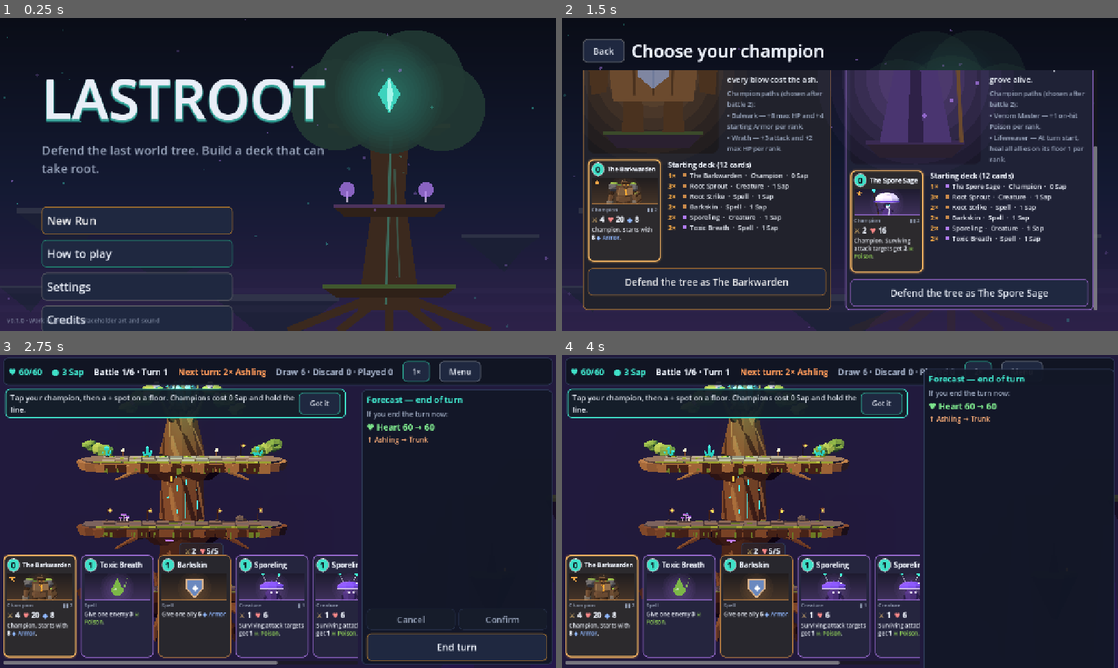
Above: before the commit, frames 1-4 (two rows, left to right).
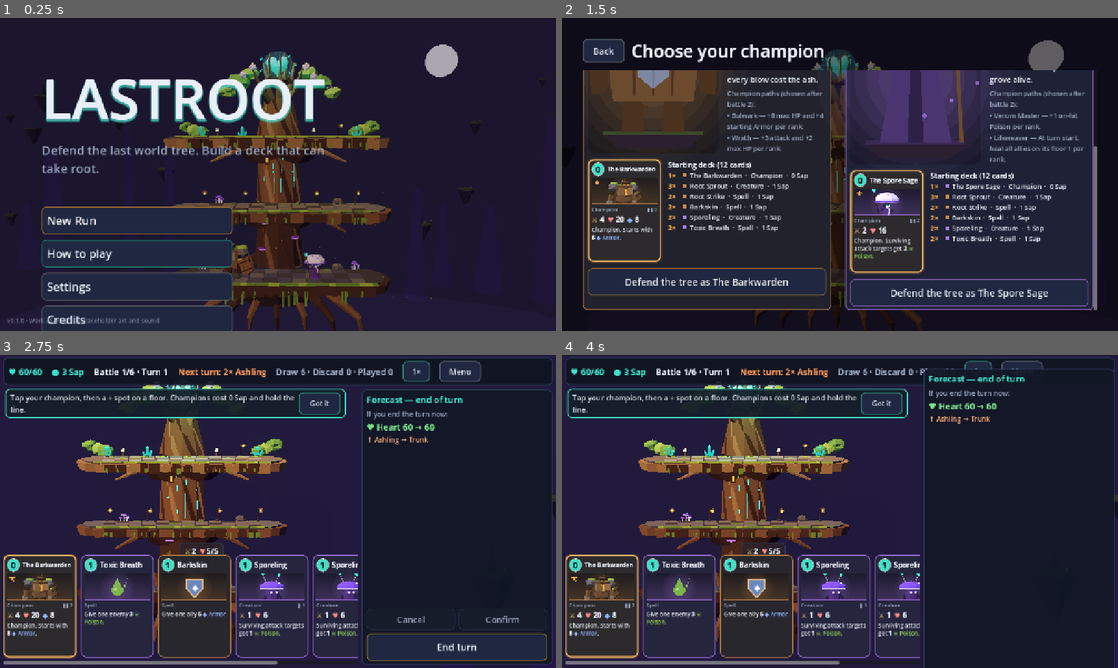
Above: after the commit, the same moments.

Repository: sebastianlistfeirup/Lastroot
Game: Godot game, scene res://scenes/boot/boot.tscn
The game is run twice, just before and just after one commit, with the same random seed, the same clock (stepped at 60 frames per second) and the same inputs.
Inputs:
- Up to frame 1 (0.25 s): no input
- Up to frame 2 (1.5 s): click "New Run" at 0.5 s; click "Skip" at 1.25 s
- Up to frame 3 (2.75 s): click "Defend the tree as The Barkwa…" at 2 s
- Up to frame 4 (4 s): click "1×" at 2.75 s; click "2×" at 3.5 s

The runs differ from the first frame. In frame 1, 27% of the frame differs, in the area x 0-100%, y 0-100%; in frame 2, 13%; in frame 3, less than 0.1%; in frame 4, less than 0.1%.

Commit message:
Embed 3D menu and route dioramas behind the meta screens with 2D fallback (setting, headless, small screens)
Co-Authored-By: Claude Opus 5.5 <noreply@anthropic.com>
Claude-Session: https://claude.ai/code/session_014NxcUrdW69Hpwat6boxt2N

Diff:
--- a/localization/translations.csv
+++ b/localization/translations.csv
@@ -320,6 +320,8 @@
 Spore faction,Sporefolket
 "Armor, Thorns and sturdy bodies. The Barkwarden holds a floor like a wall and makes every blow cost the ash.","Panser, Torne og stærke kroppe. Barkvogteren holder en etage som en mur og lader hvert slag koste asken dyrt."
 "Poison, Growth and healing. The Spore Sage weakens the ash before it climbs and keeps the grove alive.","Gift, Vækst og heling. Sporevismanden svækker asken, før den klatrer, og holder lunden i live."
+3D backgrounds,3D-baggrunde
+Animated 3D scenes behind the menu and the route. Turn off for slow devices.,Animerede 3D-scener bag menuen og ruten. Slå fra på langsomme enheder.
 Animation speed,Animationshastighed
 How fast battle animations replay. The outcome never changes.,Hvor hurtigt kampanimationer afspilles. Udfaldet ændres aldrig.
 Keeps the camera still and turns off pulsing and drifting effects.,Holder kameraet stille og slår pulserende og drivende effekter fra.
--- a/scenes/tests/meta_smoke.gd
+++ b/scenes/tests/meta_smoke.gd
@@ -811,3 +811,26 @@
 				rows += 1
 		ok(rows == hist.size(), "%s: one row per battle (%d/%d)" % [kind, rows, hist.size()])
 		await unmount(r)
+
+	_case = "diorama_fallback"
+	ok(not DioramaLayer.allowed(Vector2(1920, 1080)), "headless never builds a 3D SubViewport")
+	var was3d: bool = SettingsService.backgrounds_3d
+	SettingsService.backgrounds_3d = false
+	ok(not DioramaLayer.allowed(Vector2(1920, 1080)), "setting off -> 2D backdrop")
+	SettingsService.backgrounds_3d = was3d
+	var mm: Control = await mount(MENU, {})
+	ok(mm.find_child("Diorama3D", true, false) == null, "menu uses the 2D backdrop here")
+	var bd: MenuBackdrop = null
+	for c: Node in mm.get_children():
+		if c is MenuBackdrop:
+			bd = c
+	ok(bd != null and bd.visible, "2D backdrop visible as fallback")
+	await unmount(mm)
+	var rr := MetaFixtures.route(4)
+	var ch: Array = DioramaLayer.chosen_nodes(rr)
+	var chosen_routes := 0
+	for r: Dictionary in rr["route"]:
+		if r["status"] == "chosen":
+			chosen_routes += 1
+	ok(ch.size() == chosen_routes and (ch.is_empty() or ch[0] is Vector2i), "route diorama gets one chosen node per passed branch")
+	ok(ch.is_empty() or (int((ch[0] as Vector2i).x) == 1 and absi(int((ch[0] as Vector2i).y)) == 1), "route_map coordinates (col 2k-1, lane -1/+1)")
--- a/scripts/autoload/settings_service.gd
+++ b/scripts/autoload/settings_service.gd
@@ -25,6 +25,8 @@
 var path: String = PATH  # tests point this at a scratch file
 ## Set once the first-run "How to play" offer was answered (shown or skipped).
 var onboarding_done: bool = false
+## 3D dioramas behind menu and route (off = the light 2D backdrop).
+var backgrounds_3d: bool = true
 var keyboard_nav: bool = false
 
 
@@ -61,6 +63,11 @@
 	if fo and fo.has_method("_on_focus_style"):
 		fo.call("_on_focus_style")
 	nav_mode_changed.emit(v)
+
+
+func set_backgrounds_3d(v: bool) -> void:
+	backgrounds_3d = v
+	_commit()
 
 
 func set_onboarding_done(v: bool = true) -> void:
@@ -159,6 +166,7 @@
 	reduced_motion = bool(cfg.get_value("settings", "reduced_motion", reduced_motion))
 	anim_speed = clampf(float(cfg.get_value("settings", "anim_speed", anim_speed)), 0.25, 4.0)
 	onboarding_done = bool(cfg.get_value("settings", "onboarding_done", onboarding_done))
+	backgrounds_3d = bool(cfg.get_value("settings", "backgrounds_3d", backgrounds_3d))
 	for k: String in VOLUME_KEYS:
 		volumes[k] = clampf(float(cfg.get_value("volume", k, volumes[k])), 0.0, 1.0)
 	return true
@@ -172,6 +180,7 @@
 	cfg.set_value("settings", "reduced_motion", reduced_motion)
 	cfg.set_value("settings", "anim_speed", anim_speed)
 	cfg.set_value("settings", "onboarding_done", onboarding_done)
+	cfg.set_value("settings", "backgrounds_3d", backgrounds_3d)
 	for k: String in VOLUME_KEYS:
 		cfg.set_value("volume", k, volumes[k])
 	return cfg.save(path) == OK
--- /dev/null
+++ b/scripts/ui/flow/diorama_layer.gd
@@ -0,0 +1,89 @@
+class_name DioramaLayer
+extends SubViewportContainer
+## Embeds one 3D diorama (MenuDiorama / RouteDiorama) behind a 2D screen, per
+## docs/SCENE_ASSEMBLY.md: stretched container that ignores the mouse, own 3D
+## world, MSAA off, child index 0 of the screen. The screen frees it when it
+## leaves the tree, so only one diorama SubViewport exists at a time.
+## Falls back to the 2D backdrop when 3D is off in Settings, when running
+## headless (tests), or on very small screens.
+
+const MENU := "res://scenes/art/menu_diorama.tscn"
+const ROUTE := "res://scenes/art/route_diorama.tscn"
+## Below this logical size the 2D backdrop is used (keeps tiny screens light).
+const MIN_SIDE := 360.0
+
+var diorama: Node = null
+var _vp: SubViewport
+
+
+## True when a 3D background may be shown on a viewport of this size.
+static func allowed(vp_size: Vector2) -> bool:
+	if DisplayServer.get_name() == "headless":
+		return false
+	if not SettingsService.backgrounds_3d:
+		return false
+	return minf(vp_size.x, vp_size.y) >= MIN_SIDE
+
+
+## Builds the layer, or returns null when 3D is not allowed / fails to load.
+static func make(scene_path: String, dim: float) -> DioramaLayer:
+	if not ResourceLoader.exists(scene_path):
+		return null
+	var ps: PackedScene = load(scene_path) as PackedScene
+	if ps == null:
+		return null
+	var inst: Node = ps.instantiate()
+	if inst == null:
+		return null
+	var layer := DioramaLayer.new()
+	layer.name = "Diorama3D"
+	layer.stretch = true
+	layer.set_anchors_preset(Control.PRESET_FULL_RECT)
+	layer.mouse_filter = Control.MOUSE_FILTER_IGNORE
+	layer.focus_mode = Control.FOCUS_NONE
+	layer._vp = SubViewport.new()
+	layer._vp.own_world_3d = true
+	layer._vp.transparent_bg = false
+	layer._vp.msaa_3d = Viewport.MSAA_DISABLED
+	layer._vp.handle_input_locally = false
+	layer._vp.gui_disable_input = true
+	layer.add_child(layer._vp)
+	layer._vp.add_child(inst)
+	layer.diorama = inst
+	layer.set_dim(dim)
+	return layer
+
+
+func set_dim(d: float) -> void:
+	if diorama and "dim" in diorama:
+		diorama.set("dim", clampf(d, 0.0, 1.0))
+
+
+func set_portrait(p: bool) -> void:
+	if diorama and diorama.has_method("set_portrait"):
+		diorama.call("set_portrait", p)
+
+
+## RouteDiorama progress from a run: lit battles up to the current one and the
+## middle nodes the player actually chose, in route_map coordinates.
+static func chosen_nodes(run: Dictionary) -> Array:
+	var out: Array = []
+	for r: Dictionary in run.get("route", []):
+		if str(r.get("status", "")) != "chosen":
+			continue
+		var opts: Array = r.get("options", [])
+		for j in opts.size():
+			if (opts[j] as Dictionary).get("id", "") == r.get("chosen", ""):
+				out.append(Vector2i(int(r["after_battle"]) * 2 - 1, -1 if j == 0 else 1))
+	return out
+
+
+func show_run(run: Dictionary) -> void:
+	if diorama == null or not diorama.has_method("set_progress"):
+		return
+	var idx: int = int(run.get("battle_index", 0))
+	if str(run.get("phase", "")) in ["reward", "route", "node"]:
+		idx = maxi(0, int(run.get("stats", {}).get("battles_won", idx + 1)) - 1)
+	diorama.call("set_progress", idx, chosen_nodes(run))
+	if diorama.has_method("focus"):
+		diorama.call("focus", idx)
--- a/scripts/ui/flow/run_screen.gd
+++ b/scripts/ui/flow/run_screen.gd
@@ -20,6 +20,7 @@
 var _sel_owner: String = ""
 
 var _backdrop: MenuBackdrop
+var _dio: DioramaLayer = null
 var _header: RunHeader
 var _scroll: ScrollContainer
 var _body: VBoxContainer
@@ -35,6 +36,7 @@
 var _confirm: Button
 var _last_size: Vector2 = Vector2.ZERO
 var _focus_confirm: bool = false
+var _dio_portrait: bool = false
 
 
 func _ready() -> void:
@@ -77,6 +79,7 @@
 	GameSession.run_changed.connect(_on_run_changed)
 	GameSession.command_rejected.connect(_on_rejected)
 	SettingsService.changed.connect(render)
+	tree_exiting.connect(_free_diorama)
 	get_viewport().size_changed.connect(_on_resize)
 	AudioService.play_music("music_menu")
 	render()
@@ -158,6 +161,7 @@
 			_render_node()
 	_backdrop.tree_x = 0.86
 	_backdrop.show_tree = not portrait
+	_sync_diorama()
 	_set_scroll.call_deferred(keep_scroll)
 	if _focus_confirm and _confirm != null and not _confirm.disabled:
 		focus_name = "ConfirmButton"
@@ -177,6 +181,18 @@
 		target = default_focus()
 	if target != null:
 		target.grab_focus()
+		if focus_name == "":
+			_top_if_visible.call_deferred(target)
+
+
+## A new screen starts at the top when its focused control is already in the
+## first screenful (follow_focus would otherwise hide the title).
+func _top_if_visible(target: Control) -> void:
+	if not is_instance_valid(target) or not target.is_inside_tree():
+		return
+	var bottom: float = target.get_global_rect().end.y - _scroll.get_global_rect().position.y + float(_scroll.scroll_vertical)
+	if bottom <= _scroll.size.y:
+		_scroll.scroll_vertical = 0
 
 
 func default_focus() -> Control:
@@ -207,6 +223,34 @@
 				continue
 			return c
 	return null
+
+
+## 3D route diorama behind the screen (the 2D map stays the information
+## layer): brighter on the route, darker behind reward and node panels.
+func _sync_diorama() -> void:
+	var want: bool = DioramaLayer.allowed(_last_size)
+	if want and _dio == null:
+		_dio = DioramaLayer.make(DioramaLayer.ROUTE, 0.35)
+		if _dio:
+			add_child(_dio)
+			move_child(_dio, 0)
+			_dio_portrait = not portrait  # force set_portrait below
+	elif not want and _dio != null:
+		_free_diorama()
+	_backdrop.visible = _dio == null
+	if _dio == null:
+		return
+	if _dio_portrait != portrait:
+		_dio.set_portrait(portrait)
+		_dio_portrait = portrait
+	_dio.set_dim(0.35 if GameSession.phase() == "route" else 0.62)
+	_dio.show_run(run)
+
+
+func _free_diorama() -> void:
+	if _dio:
+		_dio.queue_free()
+		_dio = null
 
 
 func _set_scroll(v: int) -> void:
--- a/scripts/ui/menu/main_menu.gd
+++ b/scripts/ui/menu/main_menu.gd
@@ -18,6 +18,7 @@
 var pending_scene: String = ""
 
 var _backdrop: MenuBackdrop
+var _dio: DioramaLayer = null
 var _content: Control
 var _settings: SettingsPanel
 var _credits: CreditsPanel
@@ -49,6 +50,7 @@
 	_dialog.name = "MessageDialog"
 	add_child(_dialog)
 	SettingsService.changed.connect(_build)
+	tree_exiting.connect(_free_diorama)
 	get_viewport().size_changed.connect(_on_resize)
 	AudioService.play_music("music_menu")
 	_build()
@@ -63,9 +65,40 @@
 	return UiKit.is_portrait(get_viewport().get_visible_rect().size)
 
 
+## 3D menu diorama behind everything (child 0), or the 2D backdrop.
+func _sync_diorama() -> void:
+	var want: bool = DioramaLayer.allowed(get_viewport().get_visible_rect().size)
+	if want and _dio == null:
+		_dio = DioramaLayer.make(DioramaLayer.MENU, 0.25)
+		if _dio:
+			add_child(_dio)
+			move_child(_dio, 0)
+	elif not want and _dio != null:
+		_free_diorama()
+	_backdrop.visible = _dio == null
+	if _dio:
+		_dio.set_portrait(_last_portrait)
+		_dio.set_dim(0.55 if (view != "title" or _last_portrait) else 0.2)
+		if view != "faction":
+			set_champion("")
+
+
+func _free_diorama() -> void:
+	if _dio:
+		_dio.queue_free()
+		_dio = null
+
+
+## Highlights a champion in the 3D scene ("" = none).
+func set_champion(f: String) -> void:
+	if _dio and _dio.diorama and _dio.diorama.has_method("set_champion"):
+		_dio.diorama.call("set_champion", f)
+
+
 func _build() -> void:
 	_last_portrait = is_portrait()
 	UiKit.clear(_content)
+	_sync_diorama()
 	_backdrop.tree_x = 0.5 if _last_portrait else 0.7
 	_backdrop.tree_alpha = 0.35 if (_last_portrait or view == "faction") else 1.0
 	_backdrop.tree_scale = 0.62 if _last_portrait else 0.86
@@ -333,7 +366,9 @@
 	for f: String in ["BARK", "SPORE"]:
 		holder.add_child(_faction_panel(f, portrait))
 	var first: Button = holder.find_child("Choose_BARK", true, false) as Button
-	(first if first else back).grab_focus.call_deferred()
+	# Portrait: start at the top (Back), so the first champion is not scrolled past.
+	(back if portrait or first == null else first).grab_focus.call_deferred()
+	set_champion("BARK")
 
 
 func _faction_panel(faction: String, portrait: bool) -> Control:
@@ -384,6 +419,9 @@
 	choose.custom_minimum_size = Vector2(0, 64)
 	choose.autowrap_mode = TextServer.AUTOWRAP_WORD_SMART
 	choose.pressed.connect(func() -> void: choose_faction(faction))
+	choose.focus_entered.connect(func() -> void: set_champion(faction))
+	choose.mouse_entered.connect(func() -> void: set_champion(faction))
+	p.mouse_entered.connect(func() -> void: set_champion(faction))
 	v.add_child(choose)
 	return p
 
--- a/scripts/ui/menu/settings_panel.gd
+++ b/scripts/ui/menu/settings_panel.gd
@@ -53,6 +53,9 @@
 		speeds.append([s, "%sx" % (str(s) if s != int(s) else str(int(s)))])
 	_row(Loc.t("Animation speed"), speeds, SettingsService.anim_speed, func(v: Variant) -> void: SettingsService.set_anim_speed(float(v)),
 		Loc.t("How fast battle animations replay. The outcome never changes."))
+	_row(Loc.t("3D backgrounds"), [[false, Loc.t("Off")], [true, Loc.t("On")]], SettingsService.backgrounds_3d,
+		func(v: Variant) -> void: SettingsService.set_backgrounds_3d(bool(v)),
+		Loc.t("Animated 3D scenes behind the menu and the route. Turn off for slow devices."))
 	body.add_child(UiKit.heading(Loc.t("Volume"), 22, UiKit.TEXT_DIM))
 	_slider(Loc.t("Master"), "master")
 	_slider(Loc.t("Music"), "music")
Not shown, added: scripts/ui/flow/diorama_layer.gd.uid
